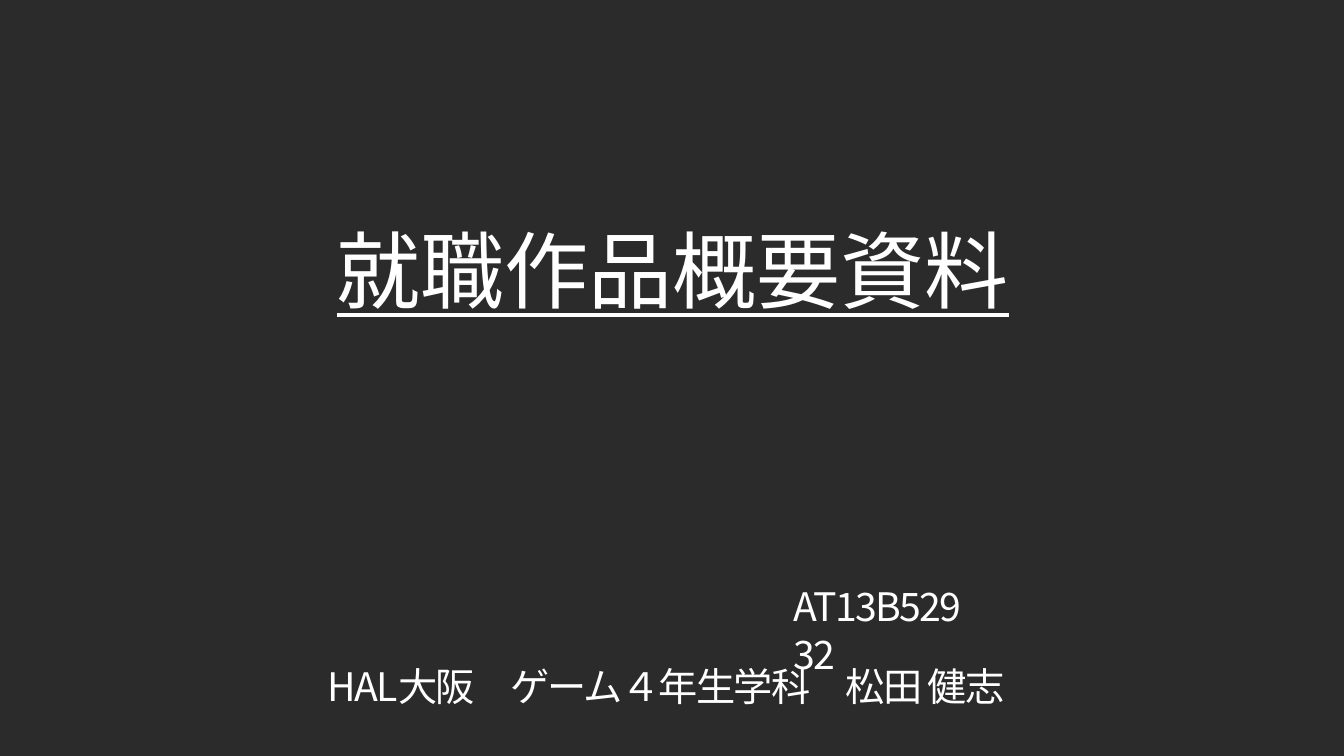
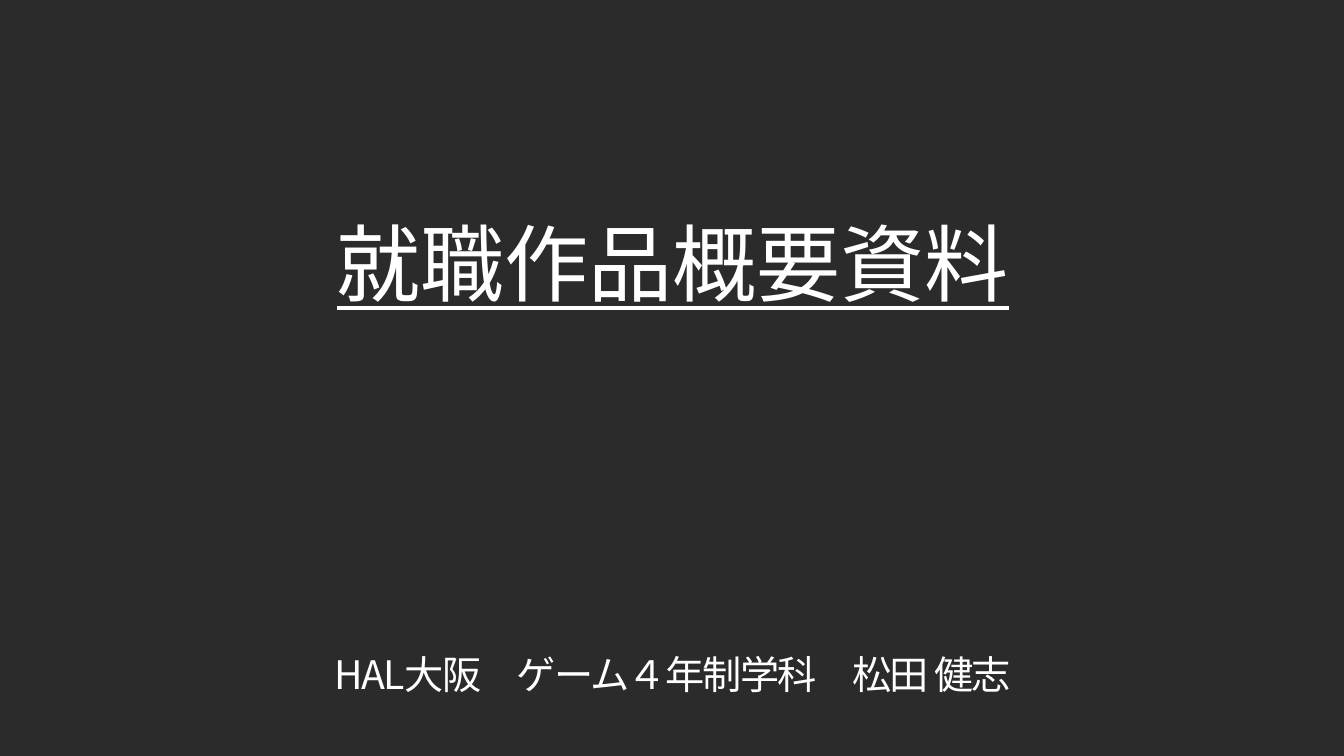
Before and after one commit to Takeshi0106/Action_Game, a slide deck: slide 1 of 就職作品概要資料.pptx. Drawn at 1344x756 pixels with LibreOffice and Linux fonts; fonts in the diff are those of the drawing; background and template pictures are left out; a plain dark background stands for a picture behind light text. Boxes give left, top, right and bottom in pixels: in the first picture for what was removed or moved away, otherwise in the second. Text is boxed around its words. In the diff, an @@ line names an element or a change of style, - is before the commit and + after.

```diff
--- a/就職作品概要資料.pptx
+++ b/就職作品概要資料.pptx
@@ title "就職作品概要資料": place and size @@
-title "就職作品概要資料" at (337, 231, 1009, 317)
+title "就職作品概要資料" at (337, 224, 1009, 310)
@@ text removed at (794, 592, 961, 680) @@
-AT13B529 32
@@ text at (335, 656, 1011, 692): text changed @@
-HAL大阪 ゲーム４年生学科 松田 健志
+HAL大阪 ゲーム４年制学科 松田 健志
```
Also in this commit, not shown: 6 other slides changed, 2 slides added, 3 slides removed, 1 other file.
